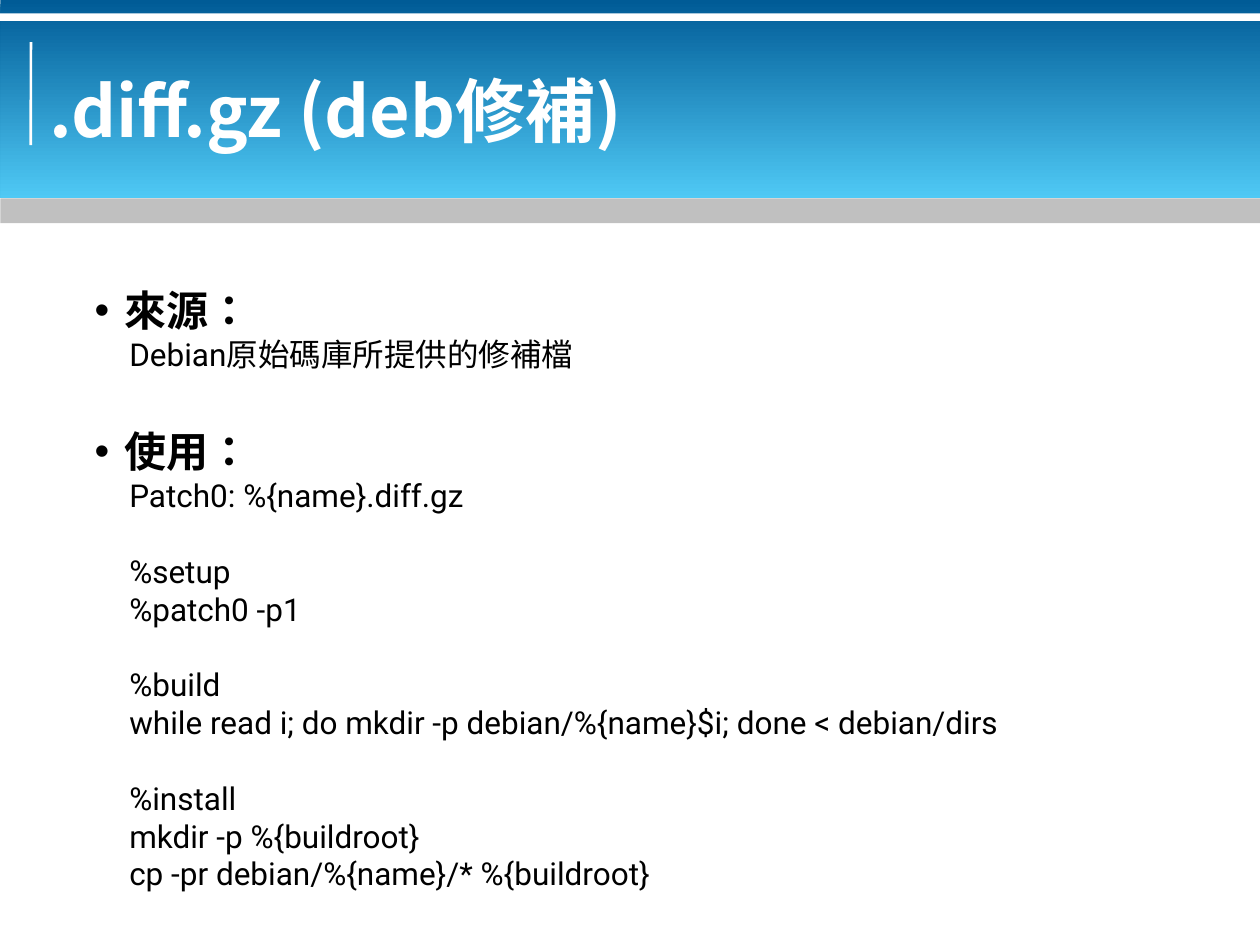
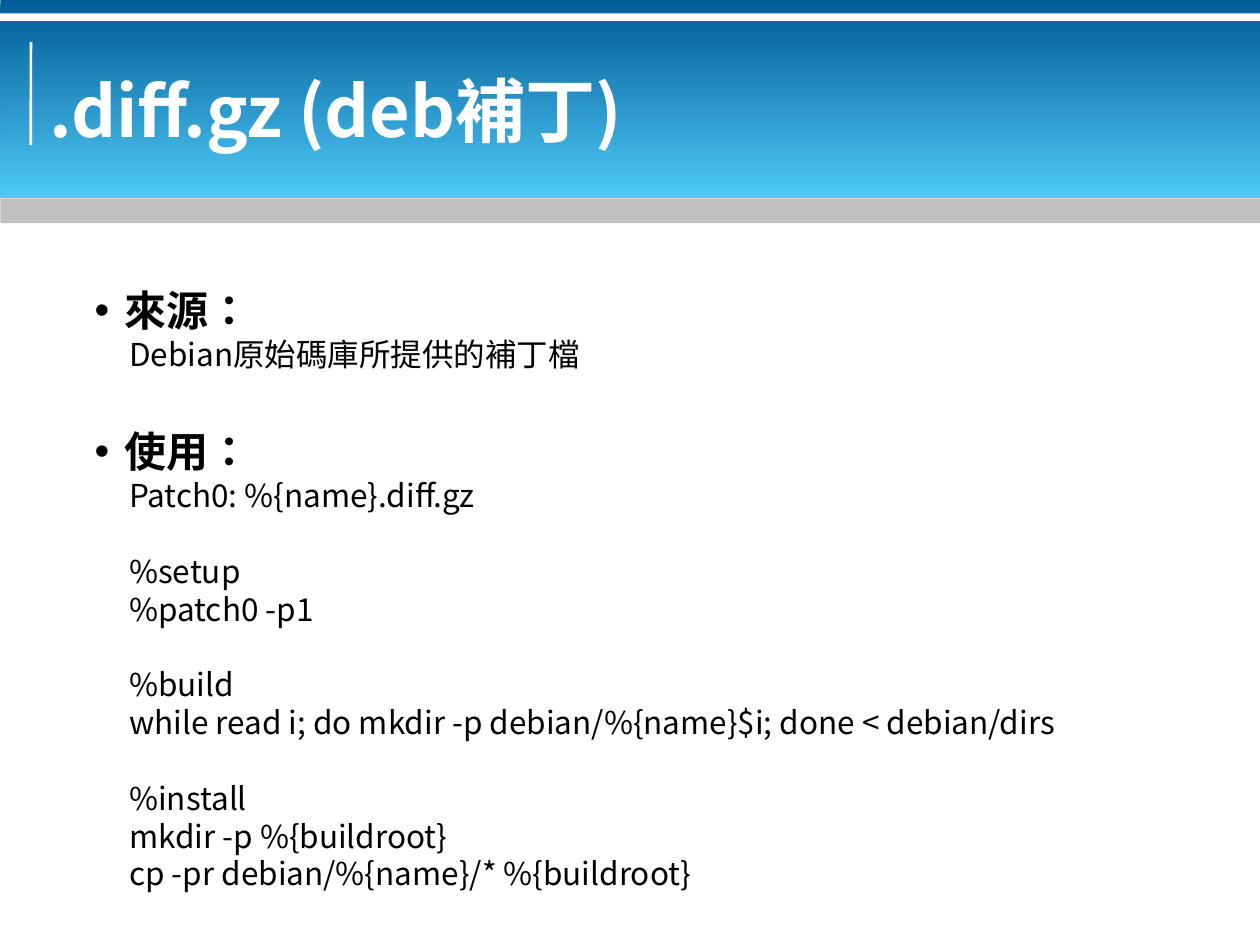
Before and after one commit to bluebat/.presentations, a slide deck: slide 44 of rpm-packaging.odp. Drawn at 1260x945 pixels with LibreOffice and Linux fonts; fonts in the diff are those of the drawing; background and template pictures are left out. Boxes give left, top, right and bottom in pixels: in the first picture for what was removed or moved away, otherwise in the second. Text is boxed around its words. In the diff, an @@ line names an element or a change of style, - is before the commit and + after.

```diff
--- a/rpm-packaging.odp
+++ b/rpm-packaging.odp
@@ title at (x1=50, y1=77, x2=621, y2=154): text changed @@
-.diff.gz (deb修補)
+.diff.gz (deb補丁)
@@ text at (x1=124, y1=290, x2=1055, y2=893): font Roboto to Noto Sans CJK SC @@
@@ text at (x1=129, y1=339, x2=580, y2=369): text changed; font Roboto to Noto Sans CJK SC @@
-Debian原始碼庫所提供的修補檔
+Debian原始碼庫所提供的補丁檔
```
Also in this commit, not shown: 44 other slides changed, 1 other file.
